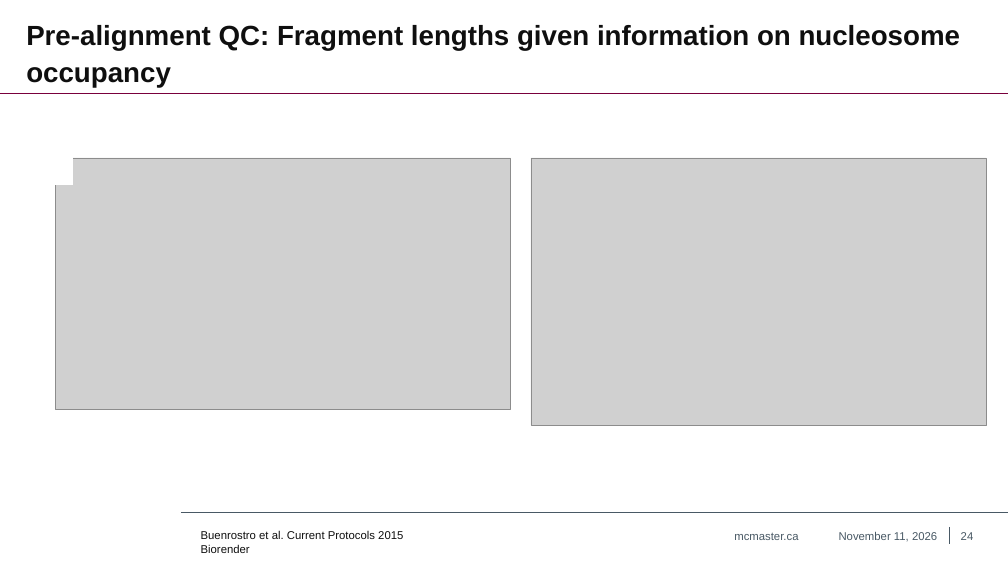
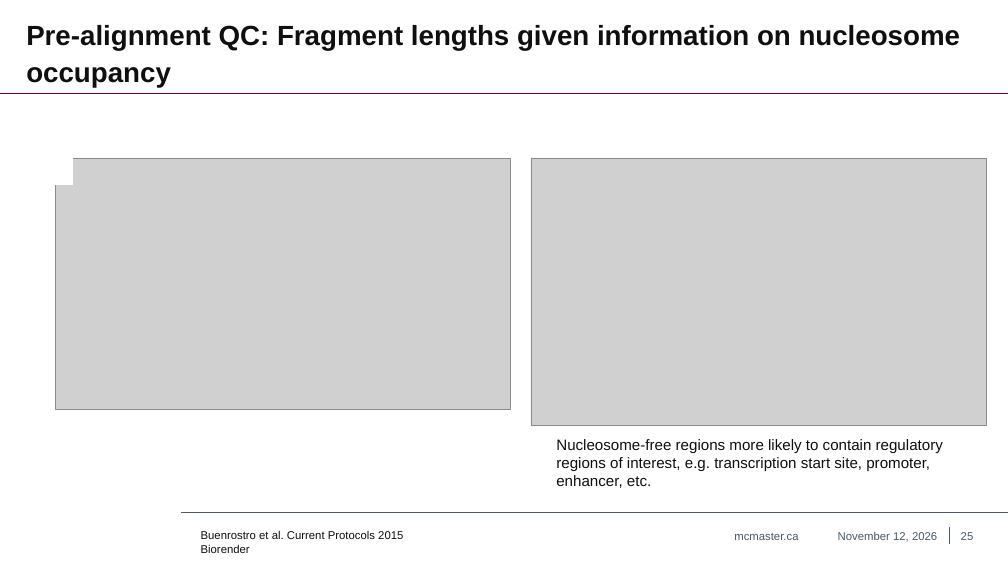
Before and after one commit to khoulahan/Biochem-3BP3, a slide deck: slide 25 of Lectures/Lecture 8 - ChIP-Seq_ATAC-Seq.pptx (slide 24 before the commit). Drawn at 1008x567 pixels with LibreOffice and Linux fonts; fonts in the diff are those of the drawing; grey boxes stand for pictures; background and template pictures are left out. Boxes give left, top, right and bottom in pixels: in the first picture for what was removed or moved away, otherwise in the second. Text is boxed around its words. In the diff, an @@ line names an element or a change of style, - is before the commit and + after.

```diff
--- a/Lectures/Lecture 8 - ChIP-Seq_ATAC-Seq.pptx
+++ b/Lectures/Lecture 8 - ChIP-Seq_ATAC-Seq.pptx
@@ text added at (556, 439, 943, 488), 24 pt, text #0F0F0F @@
+Nucleosome-free regions more likely to contain regulatory regions of interest, e.g. transcription start site, promoter, enhancer, etc.
@@ text at (838, 532, 937, 541): text changed @@
-November 11, 2026
+November 12, 2026
@@ page number at (961, 532, 974, 540): text changed @@
-24
+25
```
Also in this commit, not shown: 30 other slides changed, 1 slide added.
